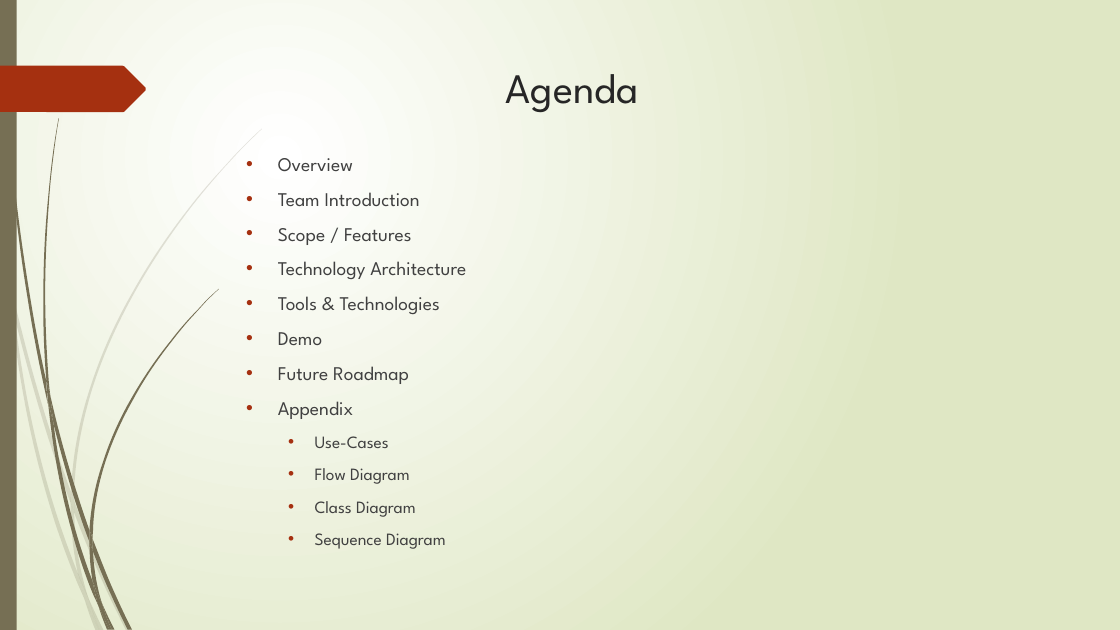
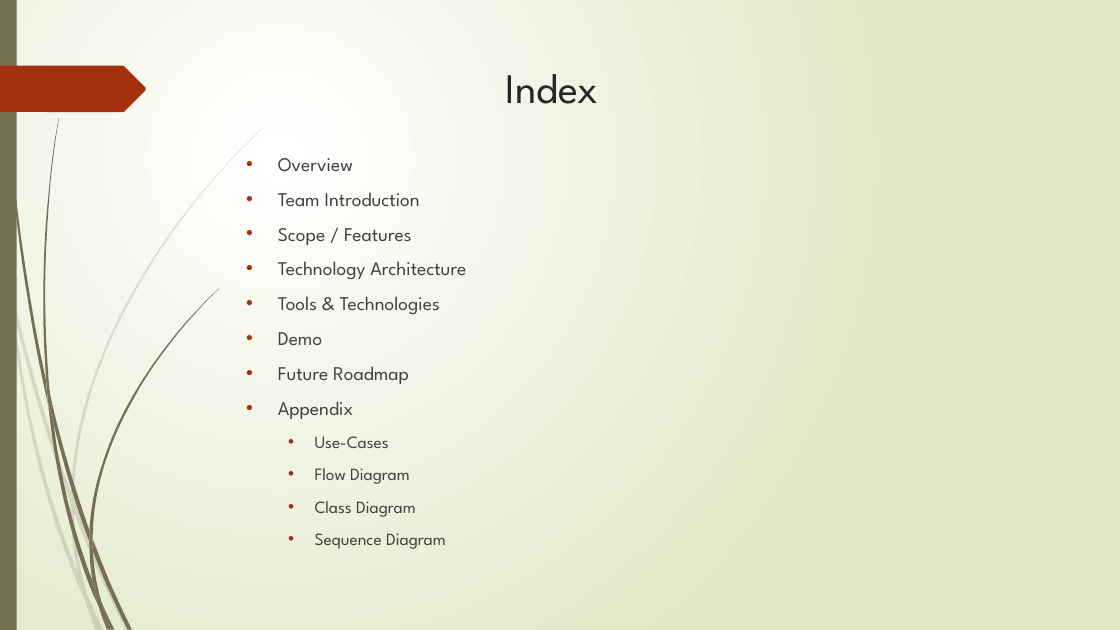
Before and after one commit to Alok0587/QURE, a slide deck: slide 2 of presentation/QURE PPT.pptx. Drawn at 1120x630 pixels with LibreOffice and Linux fonts; fonts in the diff are those of the drawing. Boxes give left, top, right and bottom in pixels: in the first picture for what was removed or moved away, otherwise in the second. Text is boxed around its words. In the diff, an @@ line names an element or a change of style, - is before the commit and + after.

```diff
--- a/presentation/QURE PPT.pptx
+++ b/presentation/QURE PPT.pptx
@@ title at (506, 74, 599, 104): text changed @@
-Agenda
+Index
```
Also in this commit, not shown: 4 other slides changed, 2 slides added.
